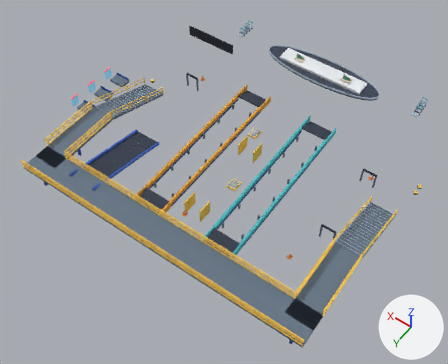
The glTF model assets/models/baggage_below/sorter.glb as it was, and as the next commit left it.
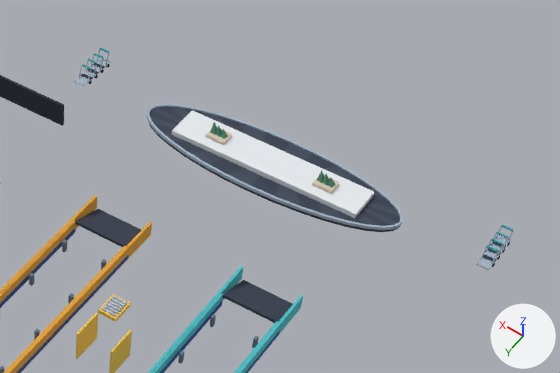
Old and new are each drawn whole from a camera (50 mm lens) standing at (-24.8, 38.9, 54.8) and looking at (0.9, 2.8, -1.8) and again close up on the part from 46% to 100% of the width and 0% to 44% of the height. Lighting does not change. The marker at lower right points along +X, +Y and +Z. The last two pictures show the newer version. Vertices at exactly the same position are counted once.

Names of what the first close-up shows: 'sorter'.
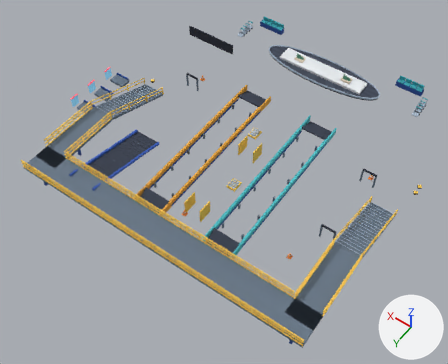
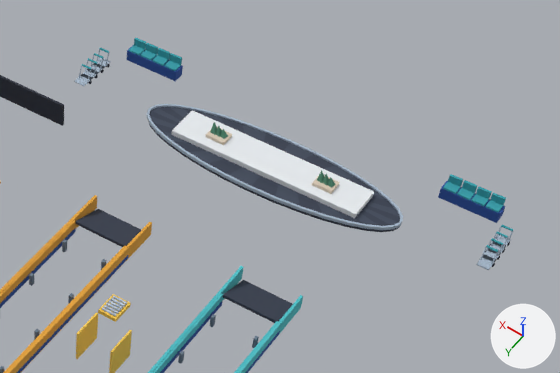
Pixel boxes (x1, y1, x2, y2) of what changed, in the close-ups (560 x 373 px):
'sorter', reshaped
    before: (0, 47, 513, 373)
    after: (0, 38, 513, 373)
part 1 of me_sorter, added (blue)
    after: (438, 181, 505, 223)
part 2 of me_sorter, added (blue)
    after: (127, 46, 183, 81)
part 3 of me_sorter, added
    after: (486, 200, 504, 213)
part 4 of me_sorter, added
    after: (490, 193, 506, 205)
part 5 of me_sorter, added
    after: (471, 194, 489, 206)
part 6 of me_sorter, added
    after: (476, 187, 492, 199)
part 7 of me_sorter, added
    after: (457, 188, 475, 200)
part 8 of me_sorter, added
    after: (462, 180, 478, 193)
part 9 of me_sorter, added
    after: (443, 182, 461, 194)
part 10 of me_sorter, added
    after: (448, 174, 463, 187)
part 11 of me_sorter, added
    after: (164, 61, 181, 71)
part 12 of me_sorter, added
    after: (169, 53, 182, 65)
part 13 of me_sorter, added
    after: (152, 55, 169, 66)
part 14 of me_sorter, added
    after: (158, 48, 170, 60)
part 15 of me_sorter, added
    after: (141, 50, 157, 61)
part 16 of me_sorter, added
    after: (146, 43, 158, 55)
part 17 of me_sorter, added
    after: (129, 45, 145, 55)
part 18 of me_sorter, added
    after: (134, 38, 146, 49)

The change, as a list of edits to the scene's bpy script:
```text
Change me_sorter:
    remove me_sorter.from_pydata(...)  # 5140 vertices, 8188 faces; spans x -18.3..21.8, y -20.3..16.8, z -0.3..4.4
    add me_sorter.from_pydata(...)  # 5284 vertices, 8404 faces; spans x -18.3..21.8, y -22.1..16.8, z -0.3..4.4
    me_sorter part 1: a new loose piece, a box spanning x -12.04..-8.56, y -22.07..-21.33, z 0.0..0.68, in mat_blue (blue #244d9c)
    me_sorter part 2: a new loose piece, a box spanning x 8.56..12.04, y -22.07..-21.33, z 0.0..0.68, in mat_blue (blue #244d9c)
    me_sorter part 3: a new loose piece, a box spanning x -11.94..-11.19, y -22.03..-21.36, z 0.67..0.77, in mat_teal (cyan #329eaa)
    me_sorter part 4: the loose piece of 8 vertices spanning x -13.3..-12.5, y -20.3..-19.4, z 0.2..0.3 is copied, and the copy is scaled about its middle by (1.06, 0.168, 6.57), then moved by (1.3, -2.1, 0.7), in mat_teal (cyan #329eaa); it spans x -11.9..-11.2, y -22.1..-21.9, z 0.8..1.2
    me_sorter part 5: a new loose piece, a box spanning x -11.1..-10.35, y -22.03..-21.36, z 0.67..0.77, in mat_teal (cyan #329eaa)
    me_sorter part 6: the loose piece of 8 vertices spanning x -13.3..-12.5, y -20.3..-19.4, z 0.2..0.3 is copied, and the copy is scaled about its middle by (1.06, 0.168, 6.57), then moved by (2.2, -2.1, 0.7), in mat_teal (cyan #329eaa); it spans x -11.1..-10.3, y -22.1..-21.9, z 0.8..1.2
    me_sorter part 7: a new loose piece, a box spanning x -10.26..-9.51, y -22.03..-21.36, z 0.67..0.77, in mat_teal (cyan #329eaa)
    me_sorter part 8: the loose piece of 8 vertices spanning x -13.3..-12.5, y -20.3..-19.4, z 0.2..0.3 is copied, and the copy is scaled about its middle by (1.06, 0.168, 6.57), then moved by (3.0, -2.1, 0.7), in mat_teal (cyan #329eaa); it spans x -10.3..-9.5, y -22.1..-21.9, z 0.8..1.2
    me_sorter part 9: a new loose piece, a box spanning x -9.41..-8.66, y -22.03..-21.36, z 0.67..0.77, in mat_teal (cyan #329eaa)
    me_sorter part 10: the loose piece of 8 vertices spanning x -13.3..-12.5, y -20.3..-19.4, z 0.2..0.3 is copied, and the copy is scaled about its middle by (1.06, 0.168, 6.57), then moved by (3.9, -2.1, 0.7), in mat_teal (cyan #329eaa); it spans x -9.4..-8.7, y -22.1..-21.9, z 0.8..1.2
    me_sorter part 11: a new loose piece, a box spanning x 8.66..9.41, y -22.03..-21.36, z 0.67..0.77, in mat_teal (cyan #329eaa)
    me_sorter part 12: the loose piece of 8 vertices spanning x 12.5..13.3, y -20.3..-19.4, z 0.2..0.3 is copied, and the copy is scaled about its middle by (1.06, 0.168, 6.57), then moved by (-3.9, -2.1, 0.7), in mat_teal (cyan #329eaa); it spans x 8.7..9.4, y -22.1..-21.9, z 0.8..1.2
    me_sorter part 13: a new loose piece, a box spanning x 9.51..10.26, y -22.03..-21.36, z 0.67..0.77, in mat_teal (cyan #329eaa)
    me_sorter part 14: the loose piece of 8 vertices spanning x 12.5..13.3, y -20.3..-19.4, z 0.2..0.3 is copied, and the copy is scaled about its middle by (1.06, 0.168, 6.57), then moved by (-3.0, -2.1, 0.7), in mat_teal (cyan #329eaa); it spans x 9.5..10.3, y -22.1..-21.9, z 0.8..1.2
    me_sorter part 15: a new loose piece, a box spanning x 10.35..11.1, y -22.03..-21.36, z 0.67..0.77, in mat_teal (cyan #329eaa)
    me_sorter part 16: the loose piece of 8 vertices spanning x 12.5..13.3, y -20.3..-19.4, z 0.2..0.3 is copied, and the copy is scaled about its middle by (1.06, 0.168, 6.57), then moved by (-2.2, -2.1, 0.7), in mat_teal (cyan #329eaa); it spans x 10.3..11.1, y -22.1..-21.9, z 0.8..1.2
    me_sorter part 17: a new loose piece, a box spanning x 11.19..11.94, y -22.03..-21.36, z 0.67..0.77, in mat_teal (cyan #329eaa)
    me_sorter part 18: the loose piece of 8 vertices spanning x 12.5..13.3, y -20.3..-19.4, z 0.2..0.3 is copied, and the copy is scaled about its middle by (1.06, 0.168, 6.57), then moved by (-1.3, -2.1, 0.7), in mat_teal (cyan #329eaa); it spans x 11.2..11.9, y -22.1..-21.9, z 0.8..1.2
```
